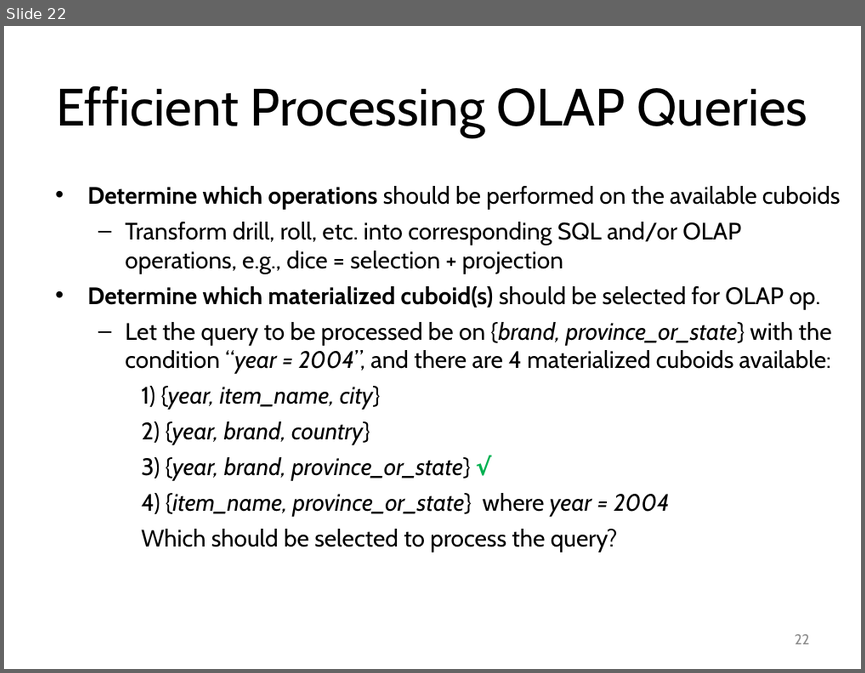
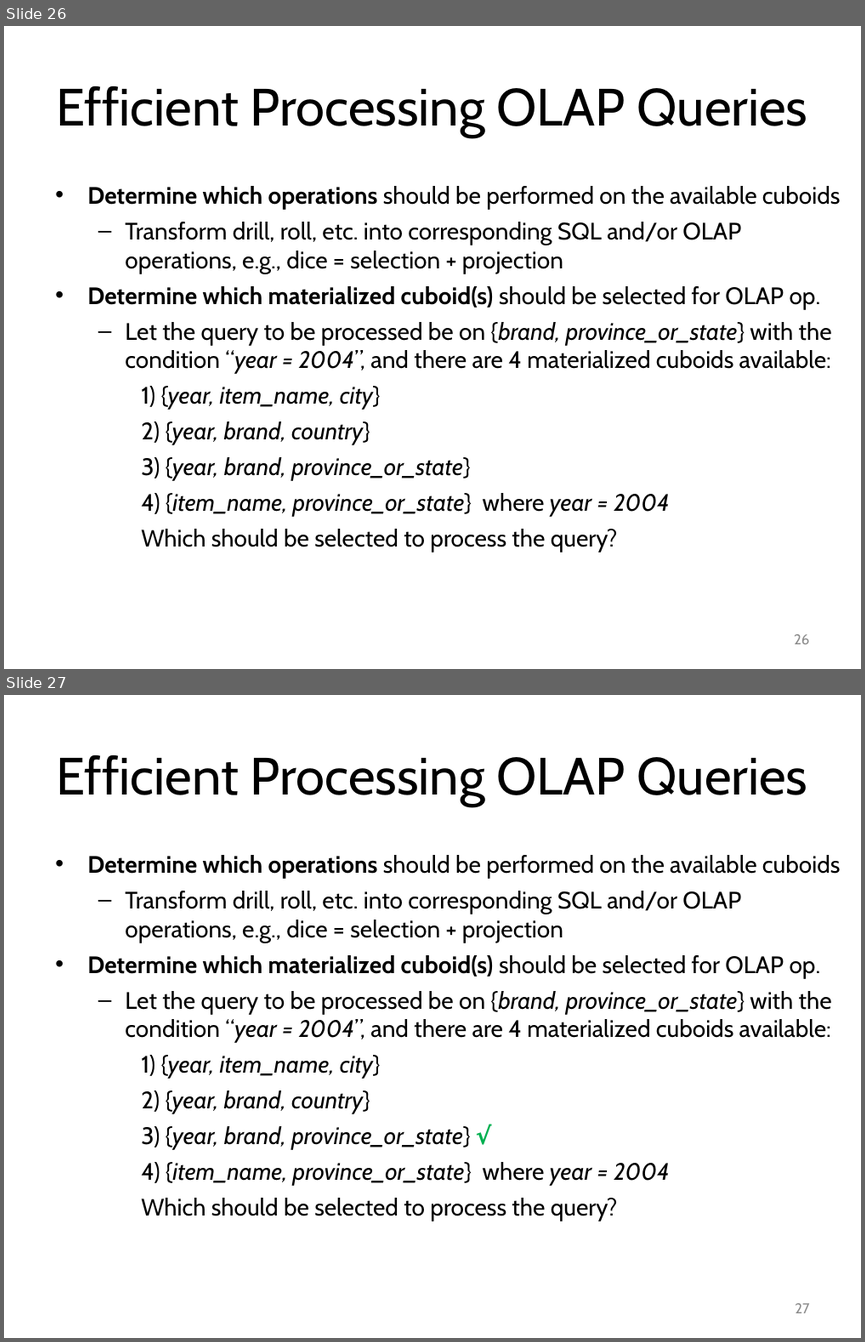
Before and after one commit to mjiang89/mjiang89.github.io, a slide deck: teaching/CSEx0647Fall17-09-DataWarehouse.pptx. Shown one above the other, each under a label of ours: slide 22 before the commit, slides 26 and 27 after it. The pictures are 865x673 and 865x1342 pixels, drawn with LibreOffice and Linux fonts; fonts in the diff are those of the drawing. Boxes give left, top, right and bottom in pixels: in the first picture for what was removed or moved away, otherwise in the second. Text is boxed around its words. In the diff, an @@ line names an element or a change of style, - is before the commit and + after.

```diff
--- a/teaching/CSEx0647Fall17-09-DataWarehouse.pptx
+++ b/teaching/CSEx0647Fall17-09-DataWarehouse.pptx
@@ slide 26 added at (4, 26, 861, 669), background #FFFFFF @@
@@ title added at (57, 86, 808, 137), 44 pt, text #000000 @@
+Efficient Processing OLAP Queries
@@ text added at (87, 186, 840, 552), 20 pt, text #000000 @@
+• Determine which operations should be performed on the available cuboids
+  – Transform drill, roll, etc. into corresponding SQL and/or OLAP operations, e.g., dice = selection + projection
+• Determine which materialized cuboid(s) should be selected for OLAP op.
+  – Let the query to be processed be on {brand, province_or_state} with the condition “year = 2004”, and there are 4 materialized cuboids available:
+    1) {year, item_name, city}
+    2) {year, brand, country}
+    3) {year, brand, province_or_state}
+    4) {item_name, province_or_state} where year = 2004
+    Which should be selected to process the query?
@@ page number added at (794, 634, 809, 644), 12 pt, text #8C8C8C @@
+26
@@ what was slide 22 is now slide 27 @@
@@ page number at (794, 1303, 809, 1313): text changed @@
-22
+27
```
Also in this commit, not shown: 1 slide changed, 4 other slides added, 2 other files.
